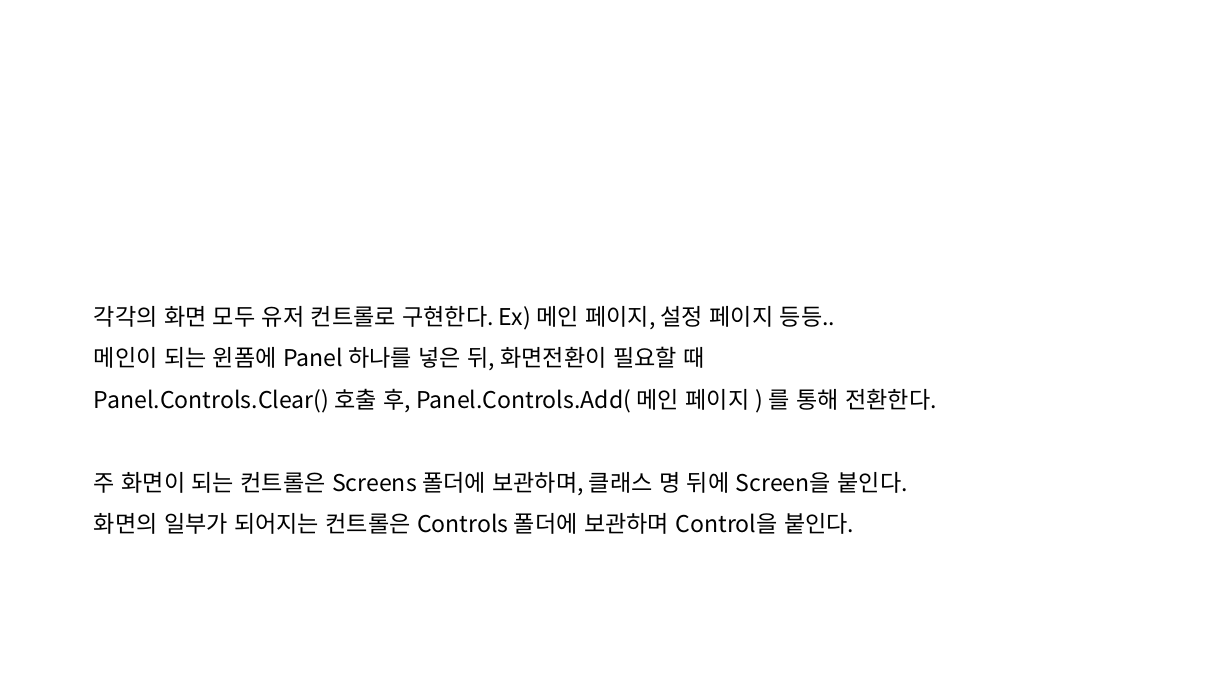
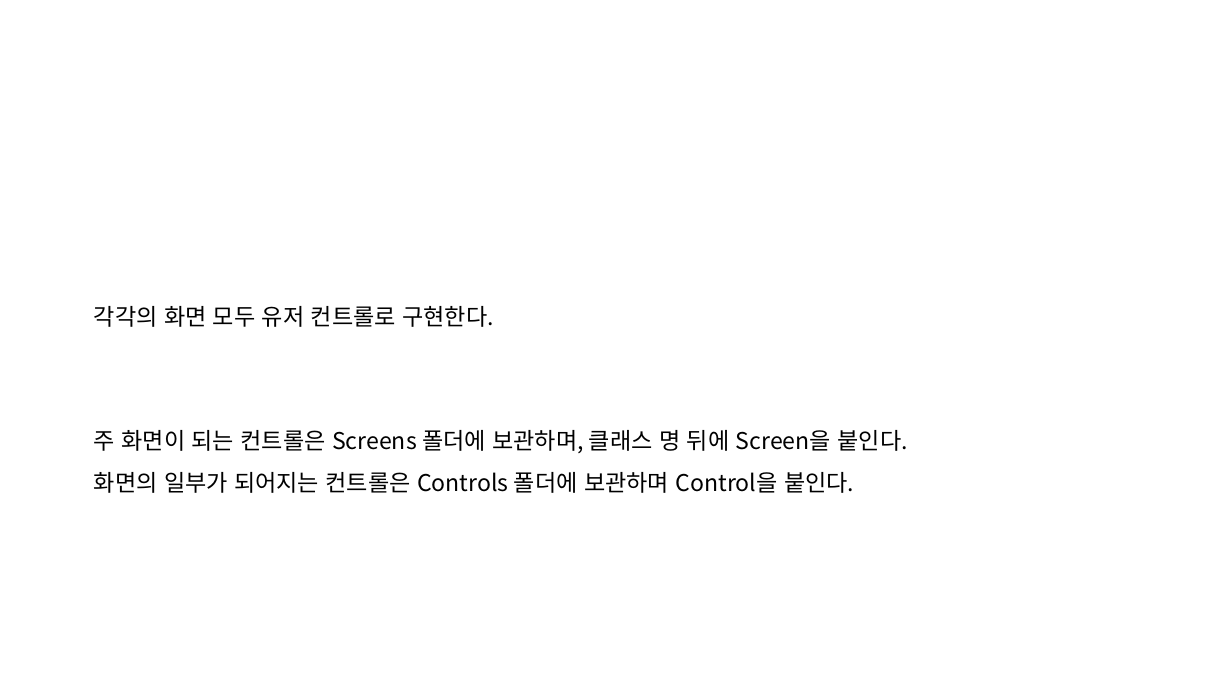
Before and after one commit to poro912/TaroDesktopPrivate, a slide deck: slide 10 of Document/타로 상세 설계서.pptx. Drawn at 1232x693 pixels with LibreOffice and Linux fonts; fonts in the diff are those of the drawing. Boxes give left, top, right and bottom in pixels: in the first picture for what was removed or moved away, otherwise in the second. Text is boxed around its words. In the diff, an @@ line names an element or a change of style, - is before the commit and + after.

```diff
--- a/Document/타로 상세 설계서.pptx
+++ b/Document/타로 상세 설계서.pptx
@@ text at box(94, 306, 493, 327): text changed @@
-각각의 화면 모두 유저 컨트롤로 구현한다. Ex) 메인 페이지, 설정 페이지 등등..
-메인이 되는 윈폼에 Panel 하나를 넣은 뒤, 화면전환이 필요할 때
-Panel.Controls.Clear() 호출 후, Panel.Controls.Add( 메인 페이지 ) 를 통해 전환한다.
+각각의 화면 모두 유저 컨트롤로 구현한다.
```
Also in this commit, not shown: 3 other slides changed, 12 slides added, 4 slides removed.
